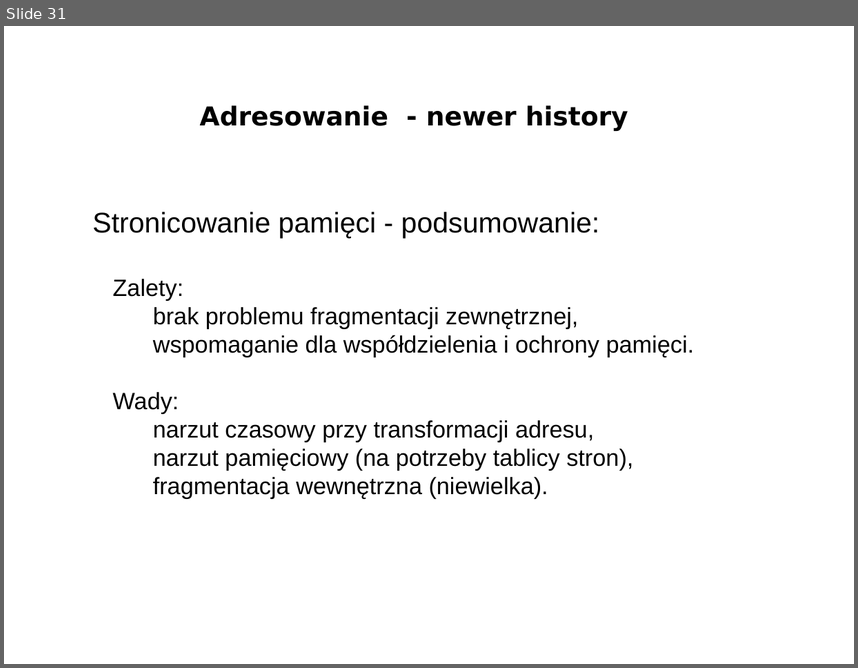
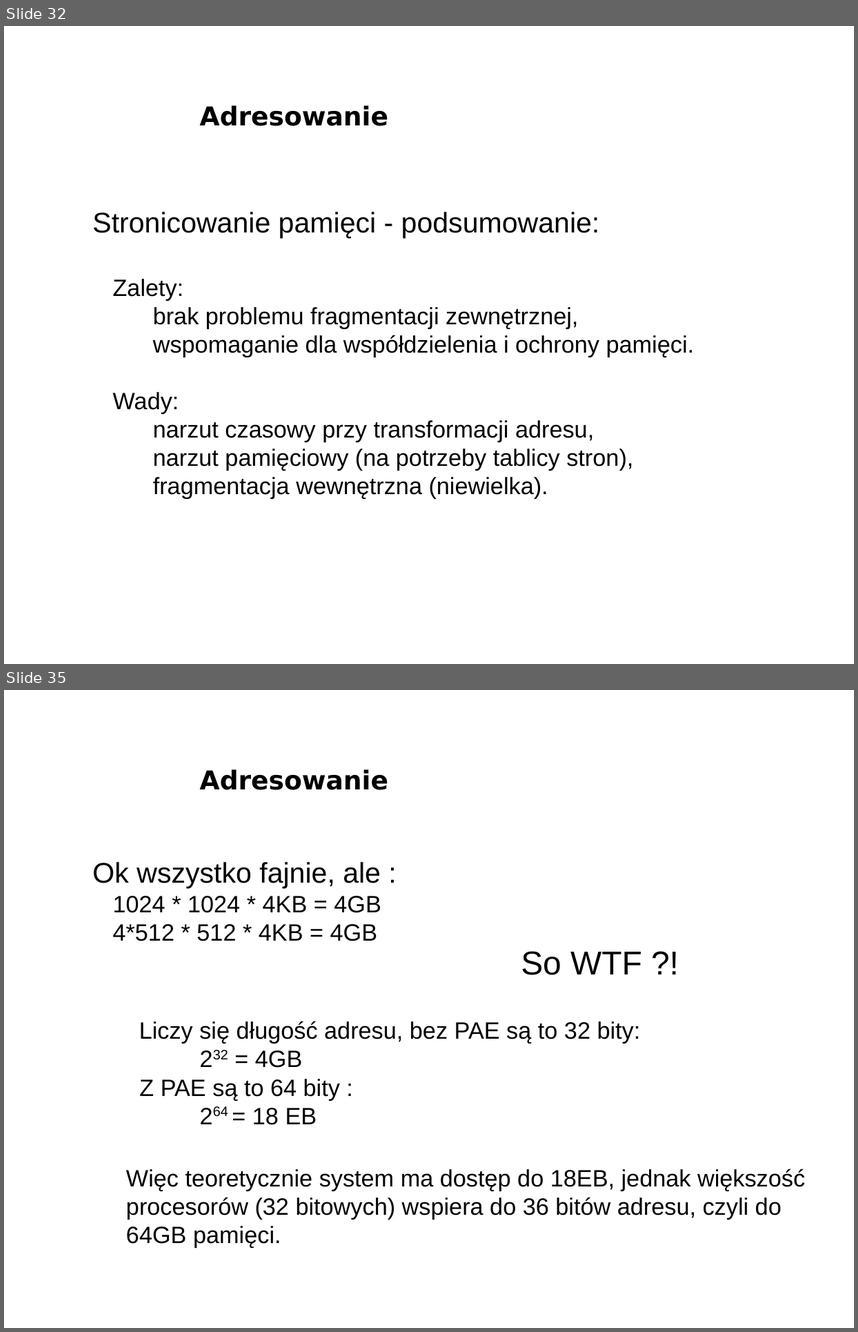
Before and after one commit to bercik/pn_prezentacja, a slide deck: śmieszki_i_inne_zwierzęta/prezentacja.odp. Shown one above the other, each under a label of ours: slide 31 before the commit, slides 32 and 35 after it; the slides between them are not shown. The pictures are 858x668 and 858x1332 pixels, drawn with LibreOffice and Linux fonts; fonts in the diff are those of the drawing; background and template pictures are left out. Boxes give left, top, right and bottom in pixels: in the first picture for what was removed or moved away, otherwise in the second. Text is boxed around its words. In the diff, an @@ line names an element or a change of style, - is before the commit and + after.

Commit message:
adresowanie jest całe

```diff
--- a/śmieszki_i_inne_zwierzęta/prezentacja.odp
+++ b/śmieszki_i_inne_zwierzęta/prezentacja.odp
@@ slide 35 added at box(4, 690, 854, 1328), background picture (left out) @@
@@ title added at box(200, 769, 388, 790), 22 pt, text #000000, bold @@
+Adresowanie
@@ text added at box(92, 862, 381, 941), 20 pt, text #000000 @@
+Ok wszystko fajnie, ale :
+● 1024 * 1024 * 4KB = 4GB
+● 4*512 * 512 * 4KB = 4GB
@@ text added at box(521, 951, 642, 975), 28 pt, text #000000 @@
+So WTF ?!
@@ text added at box(139, 1021, 641, 1125), 20 pt, text #000000 @@
+Liczy się długość adresu, bez PAE są to 32 bity:
+      ● 232 = 4GB
+● Z PAE są to 64 bity :
+      ● 264 = 18 EB
@@ text added at box(126, 1168, 805, 1248), 20 pt, text #000000 @@
+Więc teoretycznie system ma dostęp do 18EB, jednak większość procesorów (32 bitowych) wspiera do 36 bitów adresu, czyli do 64GB pamięci.
@@ what was slide 31 is now slide 32 @@
@@ slide 32 changed as well @@
@@ title at box(200, 105, 388, 126): text changed @@
-Adresowanie - newer history
+Adresowanie
```
Also in this commit, not shown: 13 other slides changed, 12 other slides added, 3 slides removed.
